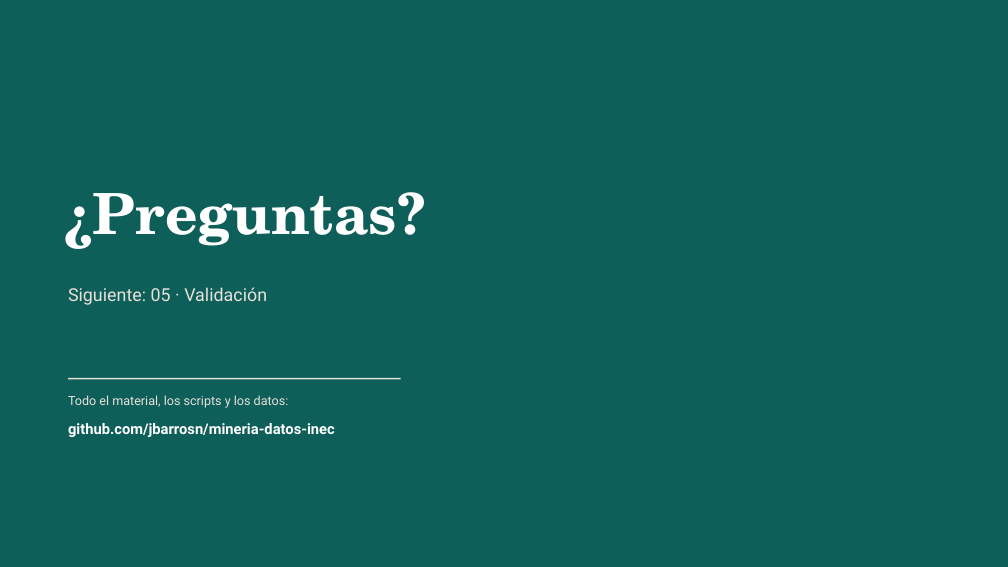
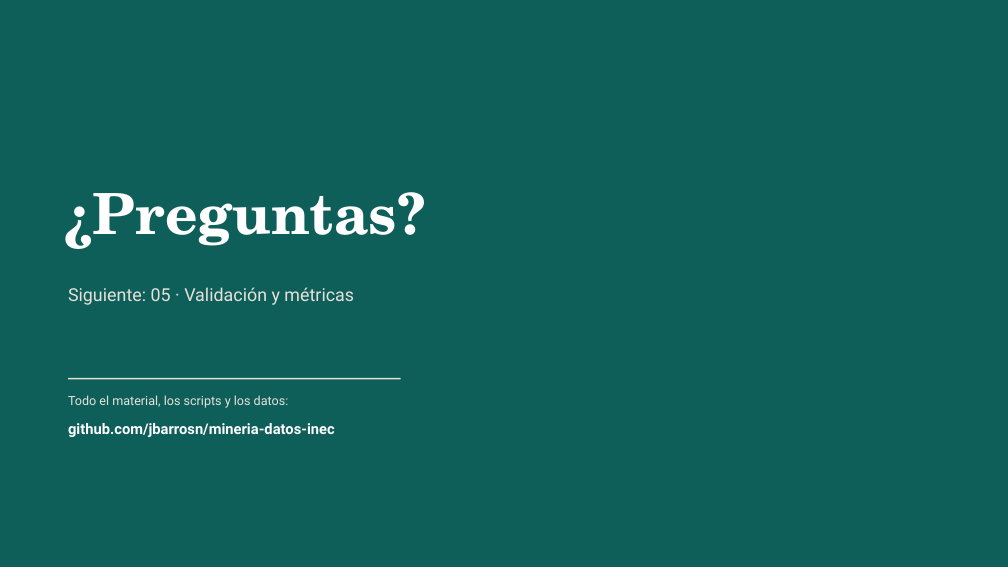
Before and after one commit to jbarrosn/mineria-datos-inec, a slide deck: slide 6 of docs/diapositivas/04_arboles_knn.pptx (slide 5 before the commit). Drawn at 1008x567 pixels with LibreOffice and Linux fonts; fonts in the diff are those of the drawing. Boxes give left, top, right and bottom in pixels: in the first picture for what was removed or moved away, otherwise in the second. Text is boxed around its words. In the diff, an @@ line names an element or a change of style, - is before the commit and + after.

```diff
--- a/docs/diapositivas/04_arboles_knn.pptx
+++ b/docs/diapositivas/04_arboles_knn.pptx
@@ text at [68, 287, 354, 305]: text changed @@
-Siguiente: 05 · Validación
+Siguiente: 05 · Validación y métricas
```
Also in this commit, not shown: 1 other slide changed, 4 slides added, 3 slides removed, 9 other files.
